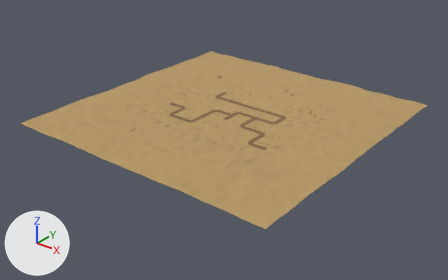
The glTF model assets/models/level_6_terrain.glb, before and after one commit.
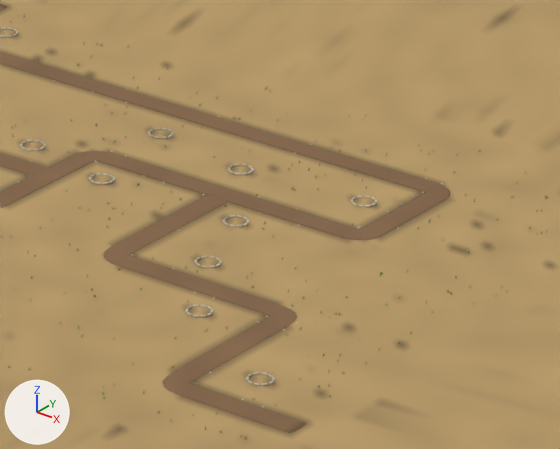
The first picture shows the older version from a 50 mm camera at (111.7, -143.0, 79.5) aimed at (0.5, -4.1, -6.6). The close-ups show the older and then the newer version on the part from 50% to 67% of the width and 33% to 54% of the height of that picture. Only the edits that show in the close-ups are written down. Lighting does not change. The marker at lower left points along +X, +Y and +Z. Objects named as collision shapes, trigger or cutter boxes, shadow casters or lower levels of detail are left out. Where no turn or scale is listed for an object, it has been applied to the vertices. Vertices at exactly the same position are counted once.

In view in the first close-up: 'Details_0_m1', 'Terrain' and 4 more.
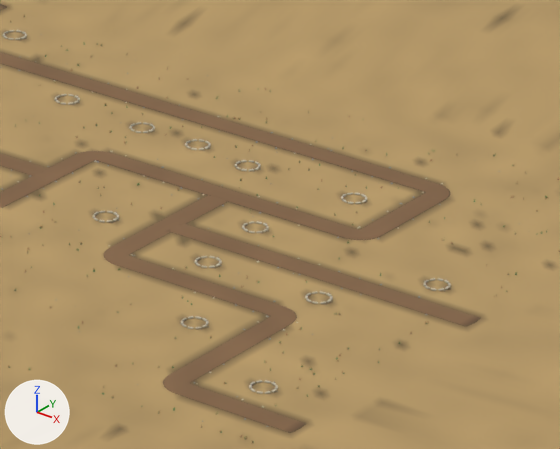
Where the newer file only moved an object's origin or applied its transform, the numbers keep the older frame.

Edits to the bpy script that builds the scene:
```text
Change me_terrain:
    used by ob_terrain; location = (0.0, 0.0, 0.0)
    remove me_terrain.from_pydata(...)  # 13582 vertices, 26064 faces; spans x -46.0..46.0, y -46.0..46.0, z 0.0..1.3
    add me_terrain.from_pydata(...)  # 14016 vertices, 26784 faces; spans x -46.0..46.0, y -46.0..46.0, z 0.0..1.3
    me_terrain part 1: a new loose piece of 217 vertices spanning x 7.0..22.2, y -0.6..0.6, z 0.0, in mat_tg_palette
    me_terrain part 2: 1559 kept faces spanning x -21.5..22.5, y -15.5..15.0, z 0.0..0.1 get new vertex colours
    other edits to the shape of me_terrain do not show in these pictures
Change me_details_0_m1:
    used by ob_details_0_m1; location = (0.82, 9.34, 0.01)
    remove me_details_0_m1.from_pydata(...)  # 5480 vertices, 9420 faces; spans x -0.8..14.2, y -9.3..5.4, z 0.0..0.1
    add me_details_0_m1.from_pydata(...)  # 5616 vertices, 9620 faces; spans x -1.4..14.1, y -9.3..5.2, z 0.0..0.1
    me_details_0_m1 part 3: 156 loose pieces with 1864 vertices, spanning x -0.8..14.2, y -9.3..5.4, z 0.0..0.1, are deleted
    me_details_0_m1 part 4: 156 vertices moved from x -0.3..11.2, y -7.7..-1.4, z 0.0..0.1 to x -0.5..11.1, y -7.7..-1.4, z 0.0..0.1; 393 vertices removed from x -0.4..11.2, y -7.7..-0.4, z 0.0..0.1; 2257 vertices added at x -0.5..11.6, y -9.3..4.9, z 0.0..0.1
    other edits to the shape of me_details_0_m1 do not show in these pictures
```

Pixel boxes (x1, y1, x2, y2) of what changed, in the close-ups (560 x 449 px):
part 1 of me_terrain, added
    after: (169, 224, 481, 326)
part 2 of me_terrain, recoloured
    both: (0, 25, 534, 400)
part 3 of me_details_0_m1, deleted
    before: (66, 79, 480, 260)
part 4 of me_details_0_m1, built on
    before: (148, 128, 370, 230)
    after: (79, 89, 382, 234)
